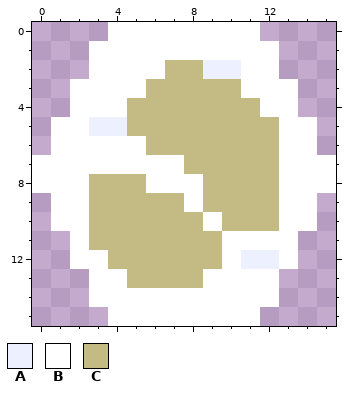
Edited in one commit: pixel-art sprite (terrain_tiles_tundra_flat.png). That is the earlier state.
The file is 16x16 pixels.
Palette (. is transparent): A #ecf0ff  B #ffffff  C #c4ba84
Pixels before, first column x 0:
 0 ....BBBBBBBB....
 1 ...BBBBBBBBBB...
 2 ...BBBBCCAABB...
 3 ..BBBBCCCCCBBB..
 4 ..BBBCCCCCCCBB..
 5 .BBAACCCCCCCCBB.
 6 .BBBBBCCCCCCCBB.
 7 BBBBBBBBCCCCCBBB
 8 BBBCCCBBBCCCCBBB
 9 .BBCCCCCBCCCCBB.
10 .BBCCCCCCBCCCBB.
11 ..BCCCCCCCBBBB..
12 ..BBCCCCCCBAAB..
13 ...BBCCCCBBBB...
14 ...BBBBBBBBBB...
15 ....BBBBBBBB....
Once edited:
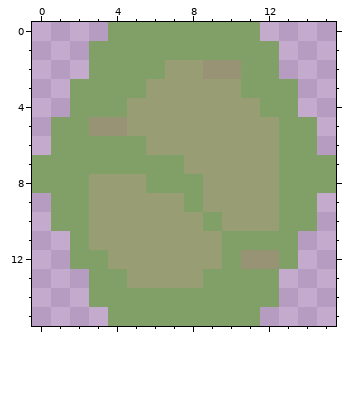
Edits made:
colour A: #ecf0ff -> #999375
colour B: #ffffff -> #81a068
colour C: #c4ba84 -> #989d74
Changed places in both pictures, as pixel boxes (x1, y1, x2, y2):
changed: (32, 22, 336, 326)
